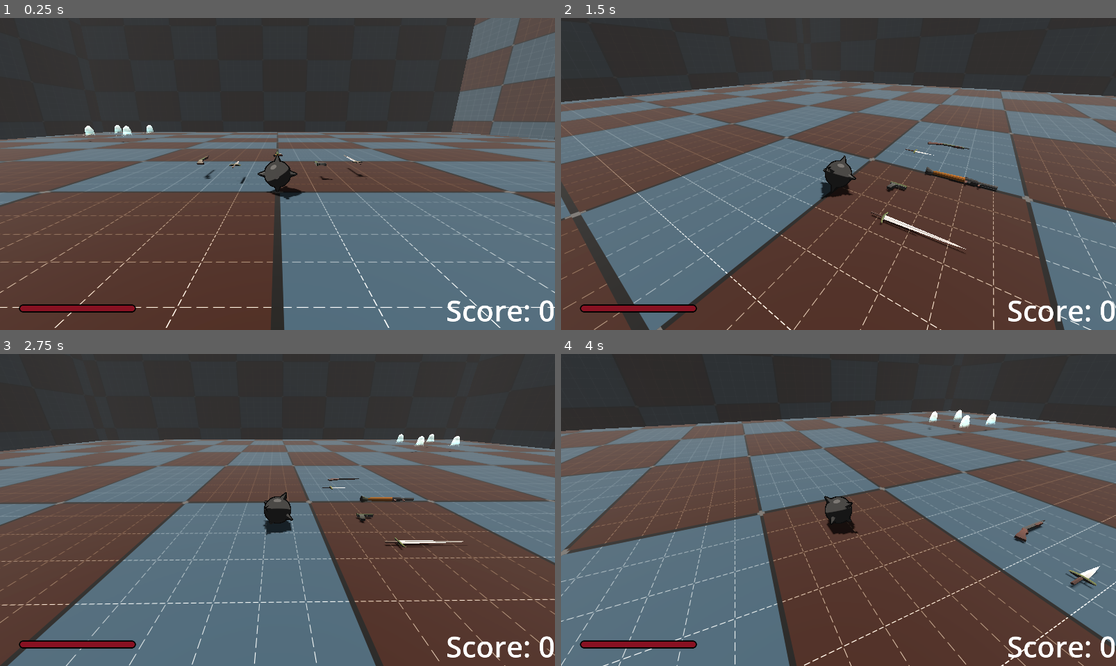
Above: before the commit, frames 1-4 (two rows, left to right).
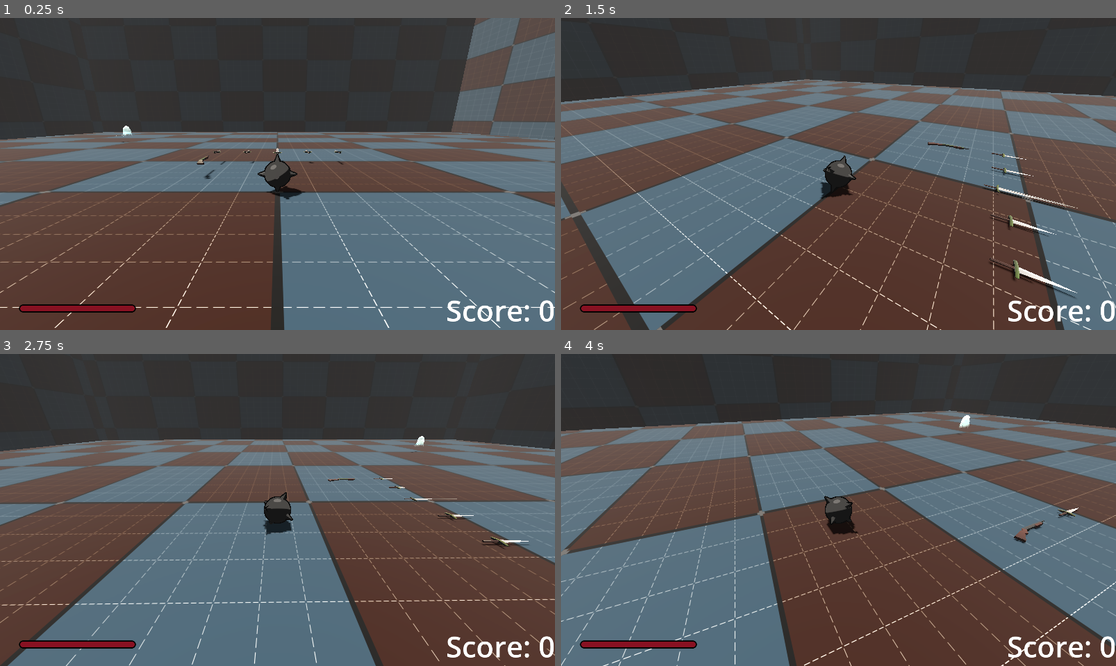
Above: after the commit, the same moments.

Repository: erikringwalters/pirate-jam-16-prototype
Game: Godot game, scene res://scenes/main.tscn
The game is run twice, just before and just after one commit, with the same random seed, the same clock (stepped at 60 frames per second) and the same inputs.
Inputs (mouse positions are in pixels of both pictures, inside the frame that each line leads up to):
- Up to frame 1 (0.25 s): no input
- Up to frame 2 (1.5 s): tap Enter (restart) at 0.5, 1.25 s; move the mouse to (960, 158) at 0.52 s; press the mouse at (960, 158) at 0.53 s; hold D (move_right) 0.53-1.28 s; move the mouse to (810, 174) at 1.27 s; release the mouse at (810, 174) at 1.28 s; hold W (move_up) from 1.28 s (still down); click (810, 174) at 1.35 s
- Up to frame 3 (2.75 s): keep holding W (move_up); tap Enter (restart) at 2 s; move the mouse to (288, 503) at 2.02 s; press the mouse at (288, 503) at 2.03 s
- Up to frame 4 (4 s): keep holding W (move_up); tap Enter (restart) at 2.75, 3.5 s; move the mouse to (832, 516) at 2.77 s; release the mouse at (832, 516) at 2.78 s; click (832, 516) at 2.85 s; move the mouse to (877, 513) at 3.52 s; press the mouse at (877, 513) at 3.53 s

The runs differ from the first frame. In frame 1, 0.3% of the frame differs, in the area x 13-67%, y 34-54%; in frame 2, 1.3%, in the area x 55-94%, y 39-90%; in frame 3, 0.7%; in frame 4, 0.4%.

Commit message:
basic spawn new wave logic (wip)

Diff:
--- a/scenes/level/level.tscn
+++ b/scenes/level/level.tscn
@@ -8,8 +8,6 @@
 [ext_resource type="Script" uid="uid://dhjhidvuhk8dv" path="res://scripts/spawner.gd" id="6_ivku7"]
 [ext_resource type="PackedScene" uid="uid://bcay80aaxis1" path="res://scenes/boundaries/boundary.tscn" id="7_pe1ox"]
 [ext_resource type="PackedScene" uid="uid://dnab25acrgyoy" path="res://scenes/weapons/dagger.tscn" id="9_0fkkc"]
-[ext_resource type="PackedScene" uid="uid://ch5f82om4wwn7" path="res://scenes/weapons/handgun.tscn" id="10_wyi7n"]
-[ext_resource type="PackedScene" uid="uid://hjn3ta46v6nr" path="res://scenes/weapons/rocket.tscn" id="11_3rml5"]
 [ext_resource type="PackedScene" uid="uid://obopymb5flt6" path="res://scenes/weapons/sword.tscn" id="12_a5iu8"]
 
 [sub_resource type="Environment" id="Environment_h2yge"]
@@ -62,19 +60,32 @@
 shadow_enabled = true
 
 [node name="Dagger_PickupItem" parent="." instance=ExtResource("9_0fkkc")]
-transform = Transform3D(1, 0, 0, 0, 1, 0, 0, 0, 1, 2, 1, 2)
+transform = Transform3D(1, 0, 0, 0, 1, 0, 0, 0, 1, 4, 1, 6)
 
-[node name="Handgun_PickupItem" parent="." instance=ExtResource("10_wyi7n")]
-transform = Transform3D(1, 0, 0, 0, -4.37114e-08, -1, 0, 1, -4.37114e-08, -2, 1, 2)
+[node name="Dagger_PickupItem3" parent="." instance=ExtResource("9_0fkkc")]
+transform = Transform3D(1, 0, 0, 0, 1, 0, 0, 0, 1, -2, 1, 6)
 
-[node name="RocketLauncher_PickupItem" parent="." instance=ExtResource("11_3rml5")]
-transform = Transform3D(1, 0, 0, 0, -4.37114e-08, -1, 0, 1, -4.37114e-08, 0, 1, 4)
+[node name="Dagger_PickupItem4" parent="." instance=ExtResource("9_0fkkc")]
+transform = Transform3D(1, 0, 0, 0, 1, 0, 0, 0, 1, -4, 1, 6)
+
+[node name="Dagger_PickupItem2" parent="." instance=ExtResource("9_0fkkc")]
+transform = Transform3D(1, 0, 0, 0, 1, 0, 0, 0, 1, 2, 1, 6)
 
 [node name="Shotgun_PickupItem" parent="." instance=ExtResource("3_pm6rs")]
 transform = Transform3D(1, 0, 0, 0, -4.37114e-08, -1, 0, 1, -4.37114e-08, 4, 1, 3)
 
 [node name="Sword_PickupItem" parent="." instance=ExtResource("12_a5iu8")]
-transform = Transform3D(1, 0, 0, 0, -4.37114e-08, -1, 0, 1, -4.37114e-08, -4, 1, 3)
+transform = Transform3D(1, 0, 0, 0, -4.37114e-08, -1, 0, 1, -4.37114e-08, 0, 1, 6)
 
 [node name="EnemyCountTimer" type="Timer" parent="."]
 unique_name_in_owner = true
+wait_time = 0.1
+one_shot = true
+
+[node name="WaveTimer" type="Timer" parent="."]
+unique_name_in_owner = true
+wait_time = 3.0
+one_shot = true
+
+[connection signal="timeout" from="EnemyCountTimer" to="." method="_on_enemy_count_timer_timeout"]
+[connection signal="timeout" from="WaveTimer" to="." method="_on_wave_timer_timeout"]
--- a/scenes/weapons/shotgun.tscn
+++ b/scenes/weapons/shotgun.tscn
@@ -4,7 +4,7 @@
 [ext_resource type="PackedScene" uid="uid://cyowyrjvxowkj" path="res://assets/weapons/Shotgun.fbx" id="1_o616w"]
 
 [sub_resource type="CapsuleShape3D" id="CapsuleShape3D_0frcf"]
-radius = 0.15
+radius = 0.11
 height = 1.25
 
 [sub_resource type="BoxShape3D" id="BoxShape3D_278ir"]
--- a/scripts/level.gd
+++ b/scripts/level.gd
@@ -7,29 +7,32 @@
 @export var y_offset : float = 1.0
 @export var z_offset : float = 20.0
 @export var spread_offset : float = 5
+@export var wave_n := [1,2,2,3,3,4,5]
 
 var enemies_remaining = 0
 
-@onready var enemies_remaining_timer = %EnemyCountTimer
+@onready var enemy_count_timer = %EnemyCountTimer
+@onready var wave_timer = %WaveTimer
 @onready var ui = $UI
 
 func _ready() -> void:
-	enemies_remaining_timer.wait_time = 0.1
-	spawn_wave(2)
+	enemy_count_timer.wait_time = 0.1
+	spawn_wave(wave_n[GameState.current_wave])
 
 # n will be squared
 func spawn_wave(n:int) -> void:
-	for i in n:
-		for j in n:
-			# Spawn enemy
-			var enemy = enemy_scene.instantiate()
-			add_child(enemy)
-			enemies_remaining += 1
-			enemy.global_transform.origin = Vector3(
-				i * spread_offset + x_offset,
-				y_offset,
-				j * spread_offset + z_offset
-			)
+	if n <= 7: # change to max wave count
+		for i in n:
+			for j in n:
+				# Spawn enemy
+				var enemy = enemy_scene.instantiate()
+				add_child(enemy)
+				enemies_remaining += 1
+				enemy.global_transform.origin = Vector3(
+					i * spread_offset + x_offset,
+					y_offset,
+					j * spread_offset + z_offset
+				)
 
 func _on_enemy_died():
 	enemies_remaining -= 1
@@ -37,17 +40,19 @@
 	ui.update_score()
 	print(enemies_remaining, " enemies left")
 	if enemies_remaining <= 0:
-		enemies_remaining_timer.start()
+		enemy_count_timer.start()
 
-
-func wave_over():
-	print("wave over")
-	print("new wave starting")
-	spawn_wave(5)
-
-
-func _on_enemies_remaining_timer_timeout() -> void:
+func _on_enemy_count_timer_timeout() -> void:
 	#verify enemy count in case something went wrong
 	enemies_remaining = get_tree().get_node_count_in_group("Enemy")
 	if enemies_remaining <= 0:
 		wave_over()
+
+func wave_over():
+	print("wave over")
+	wave_timer.start()
+
+func _on_wave_timer_timeout() -> void:
+	print("new wave starting")
+	GameState.current_wave += 1
+	spawn_wave(GameState.current_wave)
Not shown: 1 places in scenes/level/level.tscn that only renumber resources
